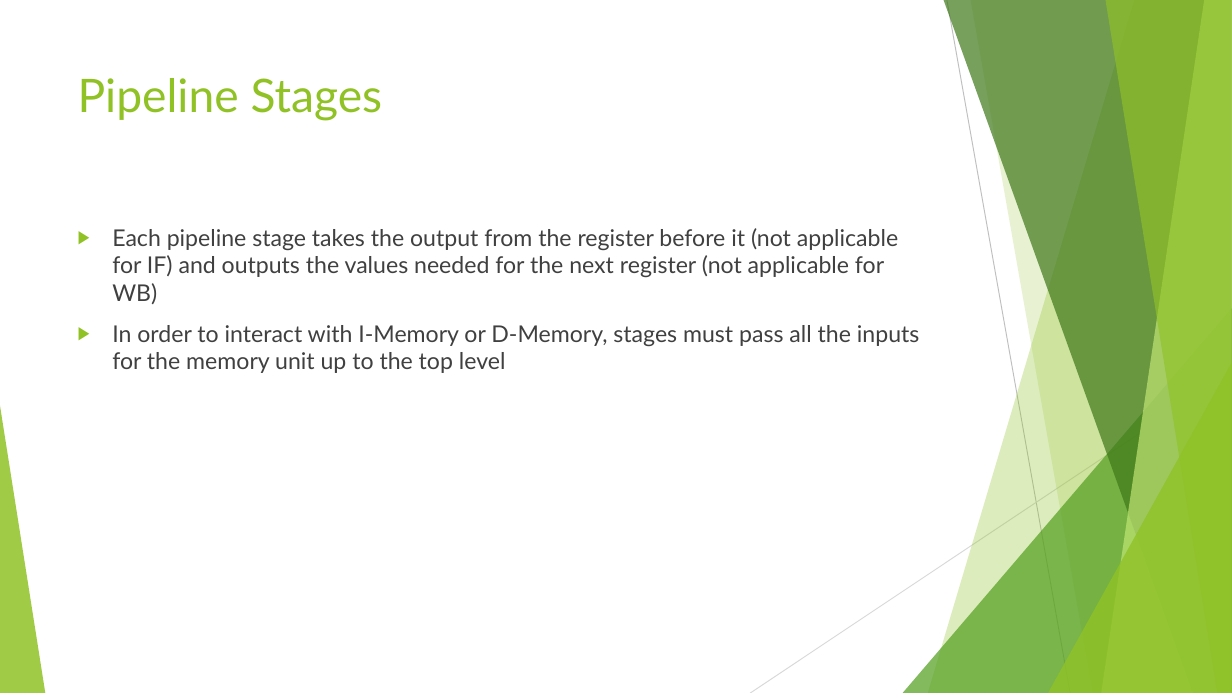
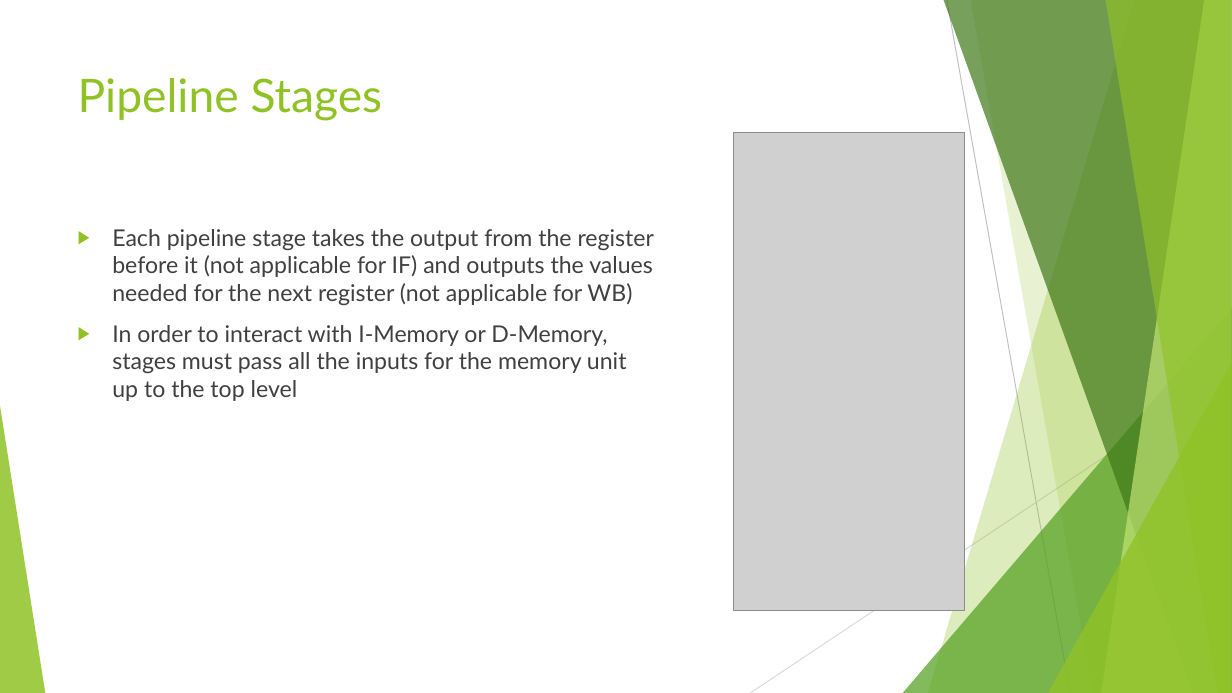
Before and after one commit to bpeynetti/362Project, a slide deck: slide 6 of Pipelined Processor Demo.pptx. Drawn at 1232x693 pixels with LibreOffice and Linux fonts; fonts in the diff are those of the drawing; grey boxes stand for pictures. Boxes give left, top, right and bottom in pixels: in the first picture for what was removed or moved away, otherwise in the second. Text is boxed around its words. In the diff, an @@ line names an element or a change of style, - is before the commit and + after.

```diff
--- a/Pipelined Processor Demo.pptx
+++ b/Pipelined Processor Demo.pptx
@@ picture added at box(733, 132, 965, 610) @@
@@ text "Each pipeline stage takes the ..." rewrapped from box(112, 228, 919, 373) to box(112, 229, 655, 401) @@
```
Also in this commit, not shown: 6 other slides changed, 1 slide added, 1 slide removed, 34 other files.
